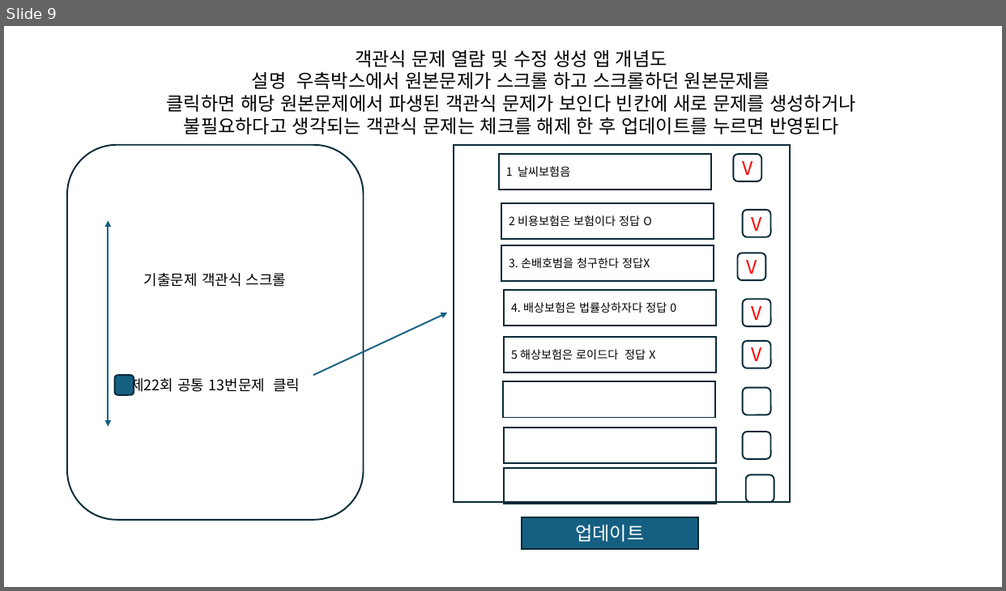
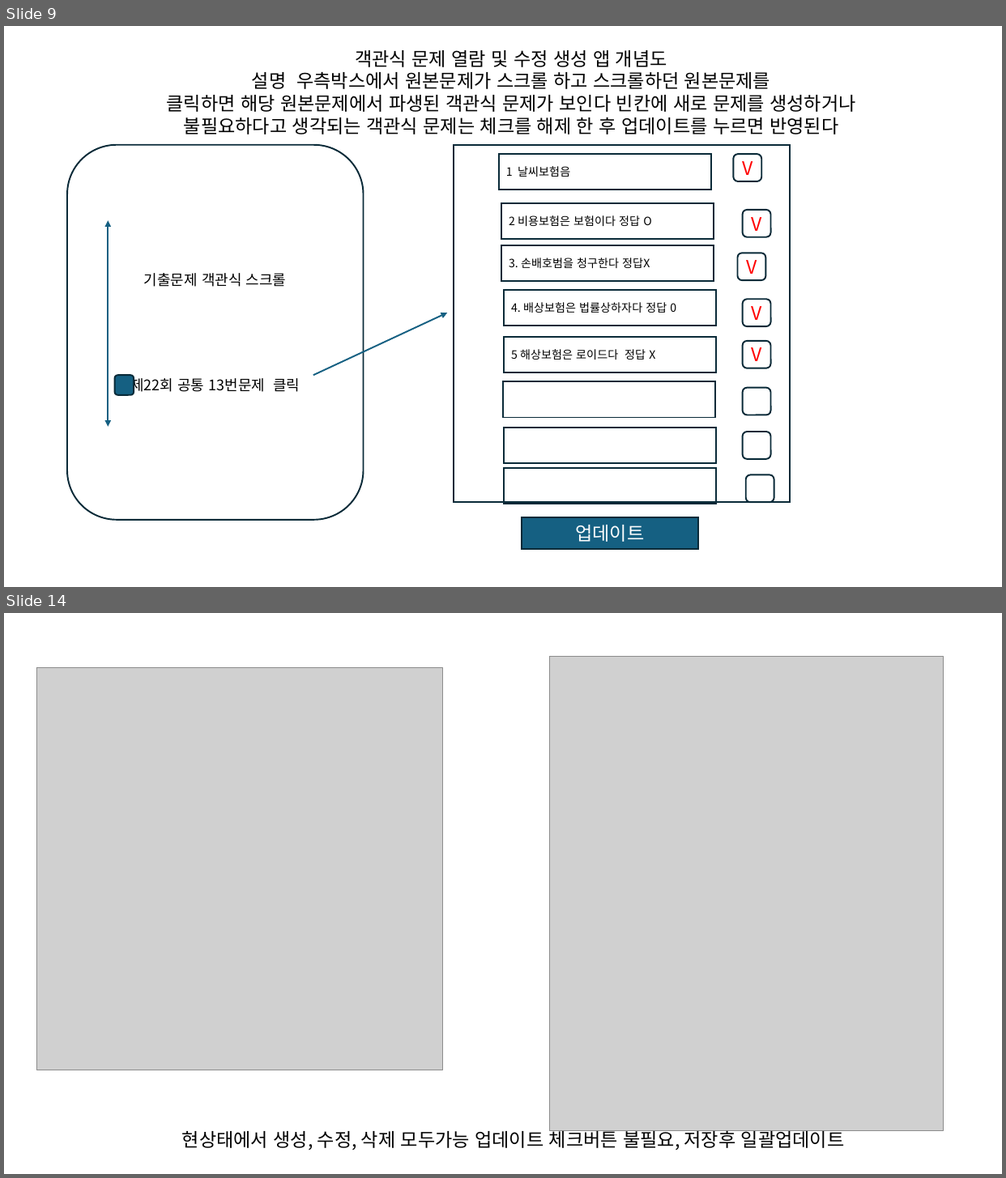
Before and after one commit to allipceo/GEPv1.0, a slide deck: docs/ACIU S3 UI_V1.0.pptx. Shown one above the other, each under a label of ours: slide 9 before the commit, slides 9 and 14 after it; the slides between them are not shown. The pictures are 1006x591 and 1006x1178 pixels, drawn with LibreOffice and Linux fonts; fonts in the diff are those of the drawing; grey boxes stand for pictures. Boxes give left, top, right and bottom in pixels: in the first picture for what was removed or moved away, otherwise in the second. Text is boxed around its words. In the diff, an @@ line names an element or a change of style, - is before the commit and + after.

```diff
--- a/docs/ACIU S3 UI_V1.0.pptx
+++ b/docs/ACIU S3 UI_V1.0.pptx
@@ slide 14 added at (4, 613, 1002, 1174), background #FFFFFF @@
@@ picture added at (550, 657, 944, 1131) @@
@@ picture added at (37, 668, 443, 1071) @@
@@ text added at (182, 1127, 845, 1150), 18 pt, text #000000 @@
+현상태에서 생성, 수정, 삭제 모두가능 업데이트 체크버튼 불필요, 저장후 일괄업데이트
```
Also in this commit, not shown: 5 other slides added, 25 other files.
